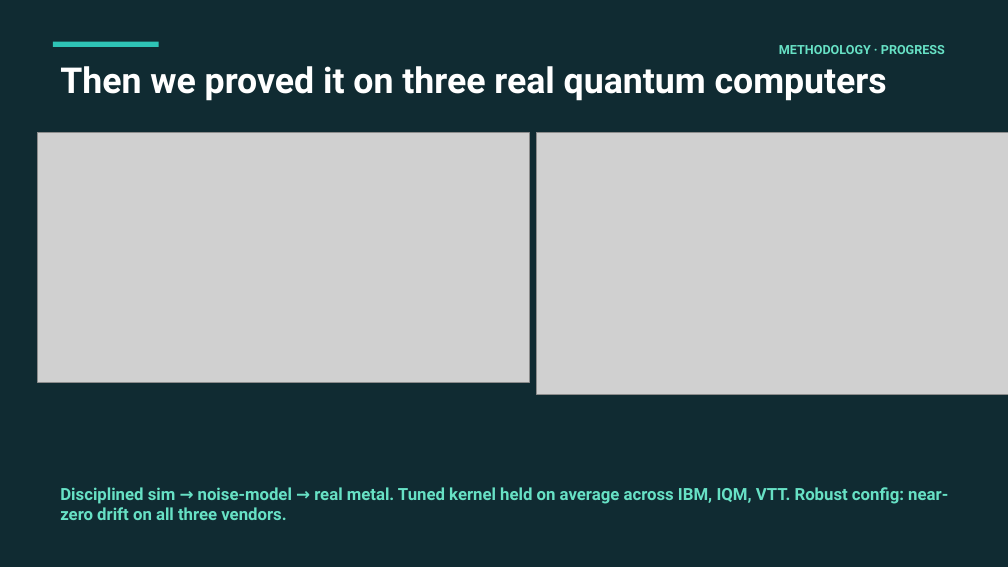
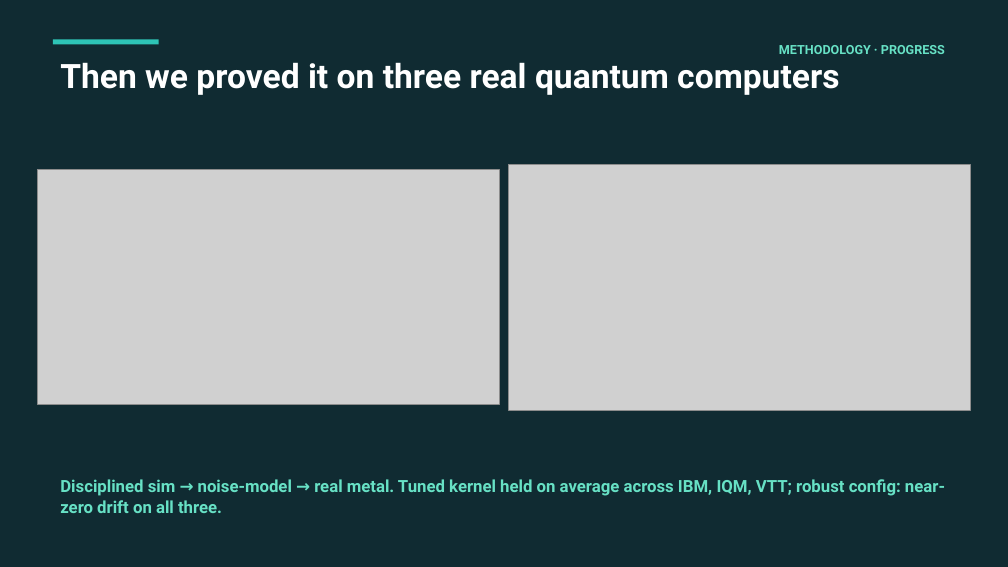
Before and after one commit to ELNAUL99/q-sieve, a slide deck: slide 6 of QSIEVE_pitch.pptx (slide 5 before the commit). Drawn at 1008x567 pixels with LibreOffice and Linux fonts; fonts in the diff are those of the drawing; grey boxes stand for pictures. Boxes give left, top, right and bottom in pixels: in the first picture for what was removed or moved away, otherwise in the second. Text is boxed around its words. In the diff, an @@ line names an element or a change of style, - is before the commit and + after.

```diff
--- a/QSIEVE_pitch.pptx
+++ b/QSIEVE_pitch.pptx
@@ text "Then we proved it on ..." at (60, 62, 839, 95): size 34 to 32 pt @@
@@ picture: place and size @@
-picture at (38, 132, 529, 383)
+picture at (38, 170, 499, 405)
@@ picture: place and size @@
-picture at (537, 132, 1008, 395)
+picture at (509, 164, 970, 410)
@@ text at (60, 479, 945, 513): text changed @@
-Disciplined sim → noise-model → real metal. Tuned kernel held on average across IBM, IQM, VTT. Robust config: near-zero drift on all three vendors.
+Disciplined sim → noise-model → real metal. Tuned kernel held on average across IBM, IQM, VTT; robust config: near-zero drift on all three.
```
Also in this commit, not shown: 4 other slides changed, 1 slide added, 2 other files.
